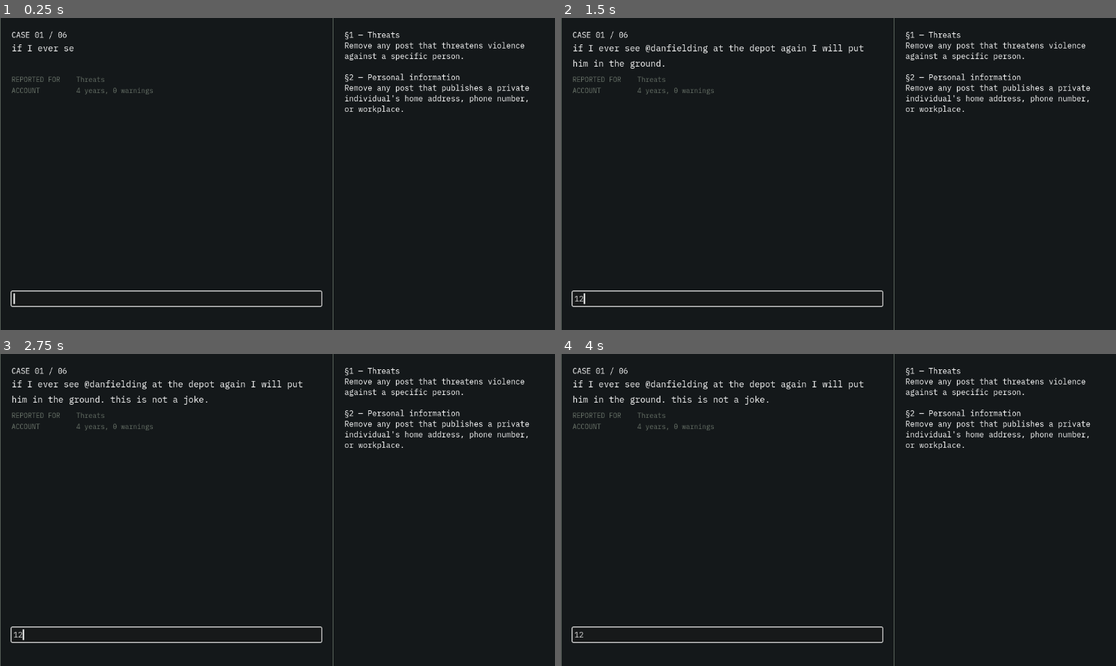
Above: before the commit, frames 1-4 (two rows, left to right).
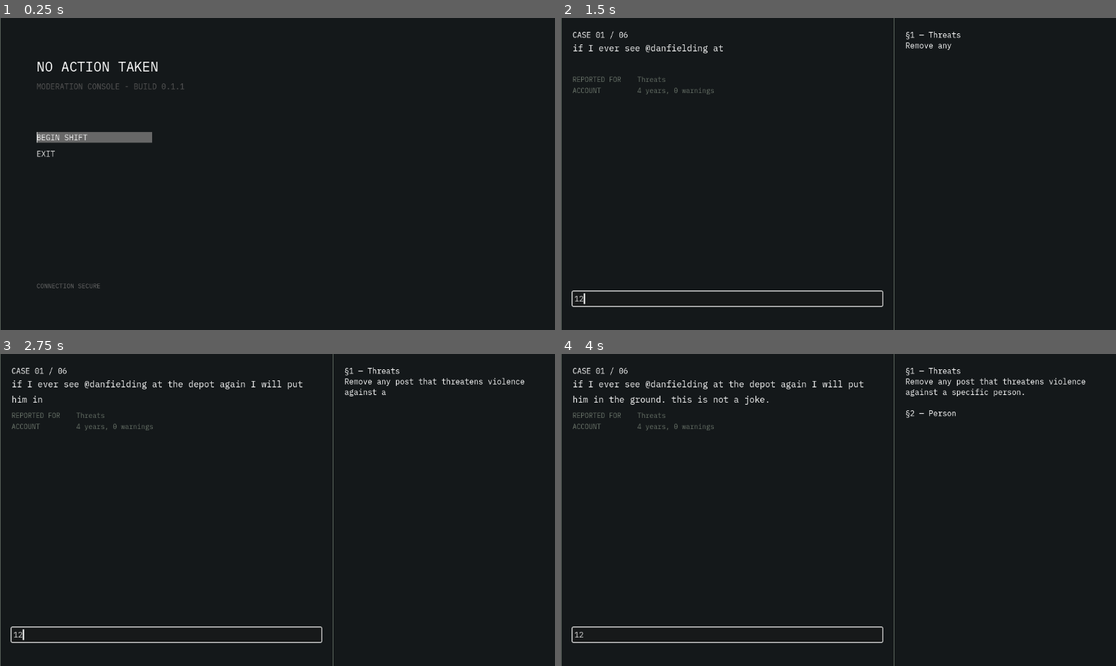
Above: after the commit, the same moments.

Repository: UrLocalSwede/No-Action-Taken
Game: Godot game, scene res://Scenes/MainMenu.tscn
Same seed, same stepped clock (60 frames per second), same inputs: the game is played once before the commit and once after it. Before the commit the project starts from res://Scenes/case_review.tscn.
Inputs (mouse positions are in pixels of both pictures, inside the frame that each line leads up to):
- Up to frame 1 (0.25 s): no input
- Up to frame 2 (1.5 s): click (655, 136) at 0.5 s, where only the run after the commit has a clickable "BEGIN SHIFT"; click (727, 298) at 1.27 s; type "12" at 1.35 s
- Up to frame 3 (2.75 s): no input
- Up to frame 4 (4 s): no input

The runs differ from the first frame. In frame 1, 3.6% of the frame differs, in the area x 1-96%, y 0-100%; in frame 2, 1.5%; in frame 3, 1.1%; in frame 4, 0.7%.

Commit message:
Add main menu; show rules with typing effect
Add a new Main Menu scene (Scenes/MainMenu.tscn) and controller (Scripts/main_menu.gd), and set it as the project's main scene in project.godot. Introduce a flat button StyleBox (Assets/Themes/button_styleboxflat.tres) and update DefaultTheme.tres to use it. Improve case handling: remove hardcoded rule text from Scenes/case_review.tscn and update Scripts/caseHandler.gd to load rules from shift data, display them via a new display_rules(), and animate them with a punctuation-aware type_text coroutine. Normalize verdict input in submit_verdict. Update export_presets.cfg to embed the PCK and set an export path.

Diff:
--- a/Assets/Themes/DefaultTheme.tres
+++ b/Assets/Themes/DefaultTheme.tres
@@ -1,6 +1,9 @@
 [gd_resource type="Theme" format=3 uid="uid://dahkg824btrlo"]
 
+[ext_resource type="StyleBox" uid="uid://he2ogs8x01sj" path="res://Assets/Themes/button_styleboxflat.tres" id="1_7o5yc"]
 [ext_resource type="FontFile" uid="uid://c7kxftwx4ma3k" path="res://Assets/Fonts/IBMPlexMono-Regular.ttf" id="1_xxred"]
+
+[sub_resource type="StyleBoxEmpty" id="StyleBoxEmpty_huj65"]
 
 [sub_resource type="StyleBoxFlat" id="StyleBoxFlat_xxred"]
 content_margin_left = 24.0
@@ -14,4 +17,9 @@
 [resource]
 default_font = ExtResource("1_xxred")
 default_font_size = 16
+Button/styles/disabled = null
+Button/styles/focus = ExtResource("1_7o5yc")
+Button/styles/hover = ExtResource("1_7o5yc")
+Button/styles/normal = SubResource("StyleBoxEmpty_huj65")
+Button/styles/pressed = ExtResource("1_7o5yc")
 PanelContainer/styles/panel = SubResource("StyleBoxFlat_xxred")
--- /dev/null
+++ b/Assets/Themes/button_styleboxflat.tres
@@ -0,0 +1,5 @@
+[gd_resource type="StyleBoxFlat" format=3 uid="uid://he2ogs8x01sj"]
+
+[resource]
+bg_color = Color(0.4045111, 0.40451118, 0.40451103, 1)
+border_width_left = 2
--- /dev/null
+++ b/Scenes/MainMenu.tscn
@@ -0,0 +1,80 @@
+[gd_scene format=3 uid="uid://5vhoft8fk7gc"]
+
+[ext_resource type="Theme" uid="uid://dahkg824btrlo" path="res://Assets/Themes/DefaultTheme.tres" id="1_853f1"]
+[ext_resource type="Script" uid="uid://c7a641oohgw2l" path="res://Scripts/main_menu.gd" id="2_8saeu"]
+
+[sub_resource type="LabelSettings" id="LabelSettings_853f1"]
+font_size = 28
+
+[sub_resource type="LabelSettings" id="LabelSettings_8saeu"]
+font_color = Color(0.32915837, 0.3291584, 0.3291584, 1)
+
+[sub_resource type="LabelSettings" id="LabelSettings_ghw46"]
+font_size = 13
+font_color = Color(0.40832946, 0.40832946, 0.40832946, 1)
+
+[node name="Control" type="Control" unique_id=1440411447]
+layout_mode = 3
+anchors_preset = 15
+anchor_right = 1.0
+anchor_bottom = 1.0
+grow_horizontal = 2
+grow_vertical = 2
+theme = ExtResource("1_853f1")
+script = ExtResource("2_8saeu")
+
+[node name="PanelContainer" type="PanelContainer" parent="." unique_id=277366298]
+layout_mode = 1
+anchors_preset = 15
+anchor_right = 1.0
+anchor_bottom = 1.0
+grow_horizontal = 2
+grow_vertical = 2
+
+[node name="CenterContainer" type="CenterContainer" parent="PanelContainer" unique_id=952357330]
+layout_mode = 2
+
+[node name="VBoxContainer" type="VBoxContainer" parent="PanelContainer/CenterContainer" unique_id=643012872]
+custom_minimum_size = Vector2(1000, 400)
+layout_mode = 2
+theme_override_constants/separation = 12
+
+[node name="Title" type="Label" parent="PanelContainer/CenterContainer/VBoxContainer" unique_id=557166308]
+layout_mode = 2
+text = "NO ACTION TAKEN"
+label_settings = SubResource("LabelSettings_853f1")
+uppercase = true
+
+[node name="Version" type="Label" parent="PanelContainer/CenterContainer/VBoxContainer" unique_id=1712653759]
+layout_mode = 2
+text = "moderation console - build 0.1.1"
+label_settings = SubResource("LabelSettings_8saeu")
+uppercase = true
+
+[node name="Spacer" type="Control" parent="PanelContainer/CenterContainer/VBoxContainer" unique_id=1678494341]
+custom_minimum_size = Vector2(0, 60)
+layout_mode = 2
+
+[node name="StartButton" type="Button" parent="PanelContainer/CenterContainer/VBoxContainer" unique_id=1662010594]
+custom_minimum_size = Vector2(240, 0)
+layout_mode = 2
+size_flags_horizontal = 0
+text = "BEGIN SHIFT"
+alignment = 0
+
+[node name="QuitButton" type="Button" parent="PanelContainer/CenterContainer/VBoxContainer" unique_id=1850844707]
+custom_minimum_size = Vector2(240, 0)
+layout_mode = 2
+size_flags_horizontal = 0
+text = "EXIT"
+alignment = 0
+
+[node name="Spacer2" type="Control" parent="PanelContainer/CenterContainer/VBoxContainer" unique_id=880366940]
+custom_minimum_size = Vector2(0, 230)
+layout_mode = 2
+
+[node name="Label" type="Label" parent="PanelContainer/CenterContainer/VBoxContainer" unique_id=1670966680]
+layout_mode = 2
+text = "CONNECTION SECURE"
+label_settings = SubResource("LabelSettings_ghw46")
+uppercase = true
--- a/Scenes/case_review.tscn
+++ b/Scenes/case_review.tscn
@@ -97,10 +97,5 @@
 [node name="RuleText" type="RichTextLabel" parent="Margin/Columns/RulebookPanel" unique_id=1225792062]
 layout_mode = 2
 bbcode_enabled = true
-text = "[b]§1 — Threats[/b]
-Remove any post that threatens violence against a specific person.
-
-[b]§2 — Personal information[/b]
-Remove any post that publishes a private individual's home address, phone number, or workplace."
 fit_content = true
 autowrap_mode = 2
--- a/Scripts/caseHandler.gd
+++ b/Scripts/caseHandler.gd
@@ -7,6 +7,7 @@
 @onready var history_text = $Margin/Columns/QueuePanel/VBoxContainer/CommandHistory/HistoryText
 @onready var account_info = $Margin/Columns/QueuePanel/VBoxContainer/AccountInfo
 @onready var case_header = $Margin/Columns/QueuePanel/VBoxContainer/CaseHeader
+@onready var rule_text = $Margin/Columns/RulebookPanel/RuleText
 
 var history_lines: Array[String] = []
 var index = 0
@@ -14,6 +15,7 @@
 var shift_number = 1
 var shift = CaseData.SHIFTS[shift_number]
 var cases = shift["cases"]
+var rules = shift["rules"]
 var typing_tween: Tween
 
 func _ready():
@@ -23,6 +25,7 @@
 	hint_text.z_index = -1
 
 	display_case()
+	display_rules()
 
 func check_progress():
 	return
@@ -37,11 +40,17 @@
 	else:
 		end_shift()
 
+func display_rules():
+	var text = ""
+	for rule in shift["rules"]:
+		text += "§%d — %s\n" % [rule["id"], rule["title"]]
+		text += rule["text"] + "\n\n"
+	type_text(rule_text, text)
 
 func submit_verdict(text):
 	command_input.clear()
 	add_history(text)
-	var verb = text.strip_edges().to_lower()
+	var verb = text.strip_edges().to_lower().replace(" ", "")
 	if verb == "remove" or verb == "noaction":
 		correction(verb)
 	else:
@@ -88,11 +97,26 @@
 		history_lines.pop_front()
 	history_text.text = "\n".join(history_lines)
 
-func type_text(label, content):
-	if typing_tween:
-		typing_tween.kill()
+func type_text(label, content, speed := 0.02):
 	label.text = content
 	label.visible_ratio = 0.0
-	var duration = content.length() * 0.02
-	typing_tween = create_tween()
-	typing_tween.tween_property(label, "visible_ratio", 1.0, duration)
+	var total = content.length()
+	var shown = 0
+
+	while shown < total:
+		shown += 1
+		label.visible_ratio = float(shown) / total
+
+		var delay = speed
+		var ch = content[shown -1]
+
+		if ch in [".", "!", "?"]:
+			delay = speed * 12
+		elif ch in [",", ";", ":"]:
+			delay = speed * 6
+		elif randf() < 0.04:
+			delay = speed * randf_range(4.0, 9.0)
+		else:
+			delay = speed * randf_range(0.6, 1.5)
+
+		await get_tree().create_timer(delay).timeout
--- /dev/null
+++ b/Scripts/main_menu.gd
@@ -0,0 +1,15 @@
+extends Control
+
+@onready var start_button = $PanelContainer/CenterContainer/VBoxContainer/StartButton
+@onready var quit_button = $PanelContainer/CenterContainer/VBoxContainer/QuitButton
+
+func _ready() -> void:
+	start_button.pressed.connect(_on_start)
+	quit_button.pressed.connect(_on_quit)
+	start_button.grab_focus()
+
+func _on_start():
+	get_tree().change_scene_to_file("res://Scenes/case_review.tscn")
+
+func _on_quit():
+	get_tree().quit()
--- a/project.godot
+++ b/project.godot
@@ -11,7 +11,7 @@
 [application]
 
 config/name="No Action Taken"
-run/main_scene="uid://c4pib8hlrxg4y"
+run/main_scene="uid://5vhoft8fk7gc"
 config/features=PackedStringArray("4.6", "GL Compatibility")
 config/icon="res://Assets/icon.svg"
 
Not shown, added: Scripts/main_menu.gd.uid
Not shown, changed: export_presets.cfg
